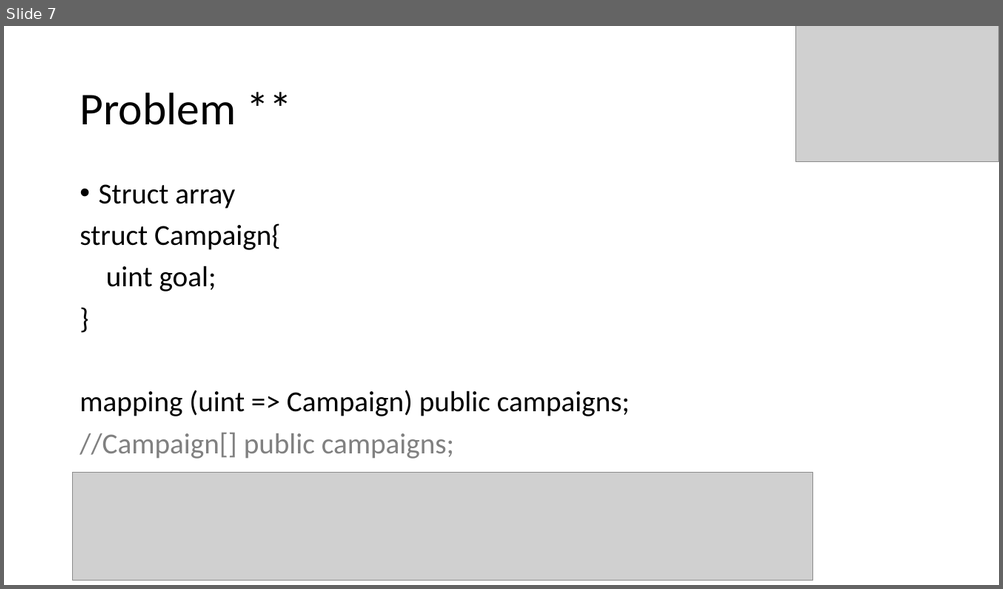
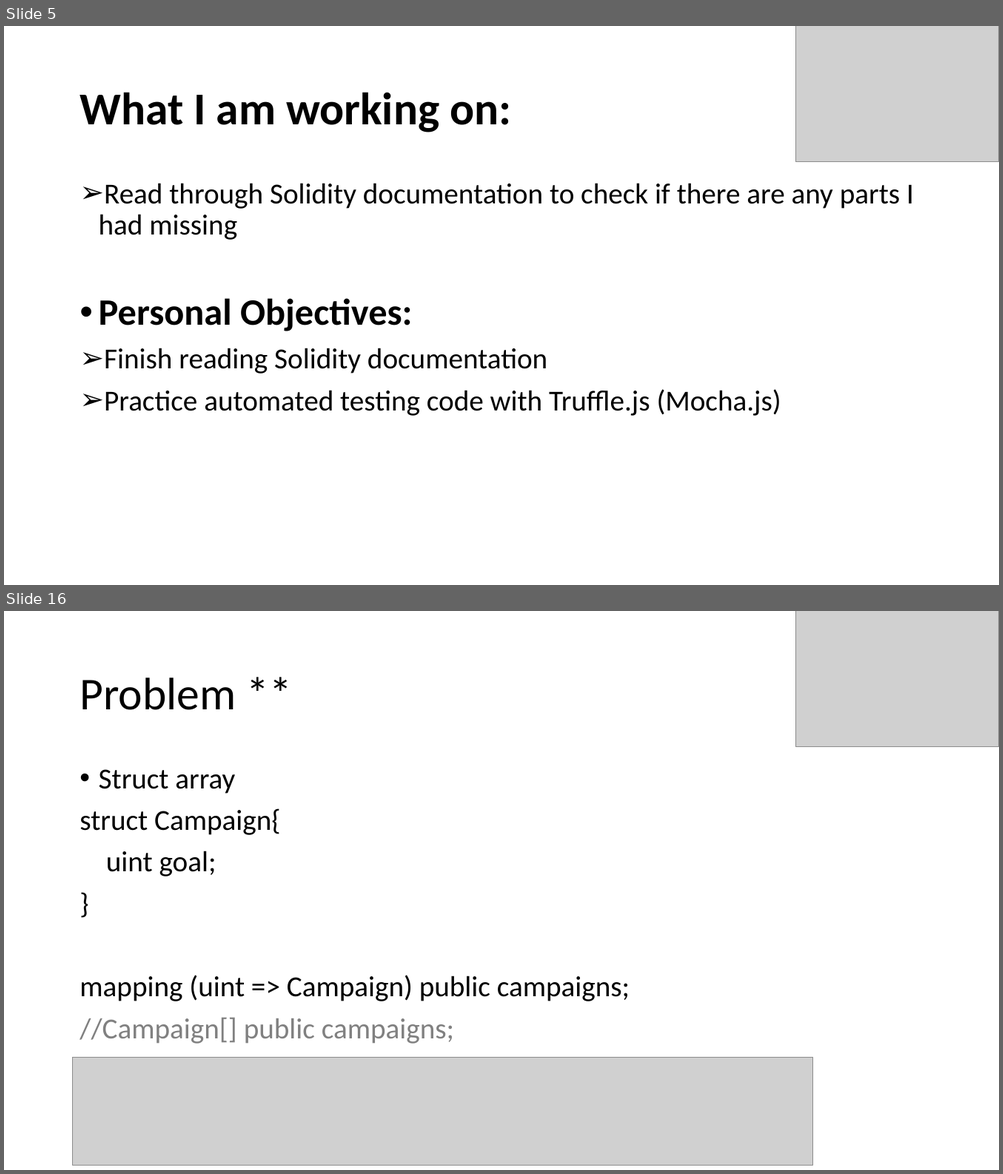
Before and after one commit to ryu9827/bootcamp-slices, a slide deck: Presentation-Bruce.pptx. Shown one above the other, each under a label of ours: slide 7 before the commit, slides 5 and 16 after it; the slides between them are not shown. The pictures are 1003x589 and 1003x1174 pixels, drawn with LibreOffice and Linux fonts; fonts in the diff are those of the drawing; grey boxes stand for pictures. Boxes give left, top, right and bottom in pixels: in the first picture for what was removed or moved away, otherwise in the second. Text is boxed around its words. In the diff, an @@ line names an element or a change of style, - is before the commit and + after.

```diff
--- a/Presentation-Bruce.pptx
+++ b/Presentation-Bruce.pptx
@@ slide 5 added at (x1=4, y1=26, x2=999, y2=585), background #FFFFFF @@
@@ picture added at (x1=796, y1=26, x2=999, y2=162) @@
@@ title added at (x1=79, y1=92, x2=511, y2=133), 44 pt, text #000000, bold @@
+What I am working on:
@@ text added at (x1=99, y1=183, x2=913, y2=416), 28 pt, text #000000 @@
+➢ Read through Solidity documentation to check if there are any parts I had missing
+• Personal Objectives:
+➢ Finish reading Solidity documentation
+➢ Practice automated testing code with Truffle.js (Mocha.js)
@@ what was slide 7 is now slide 16 @@
```
Also in this commit, not shown: 6 slides changed, 8 other slides added.
